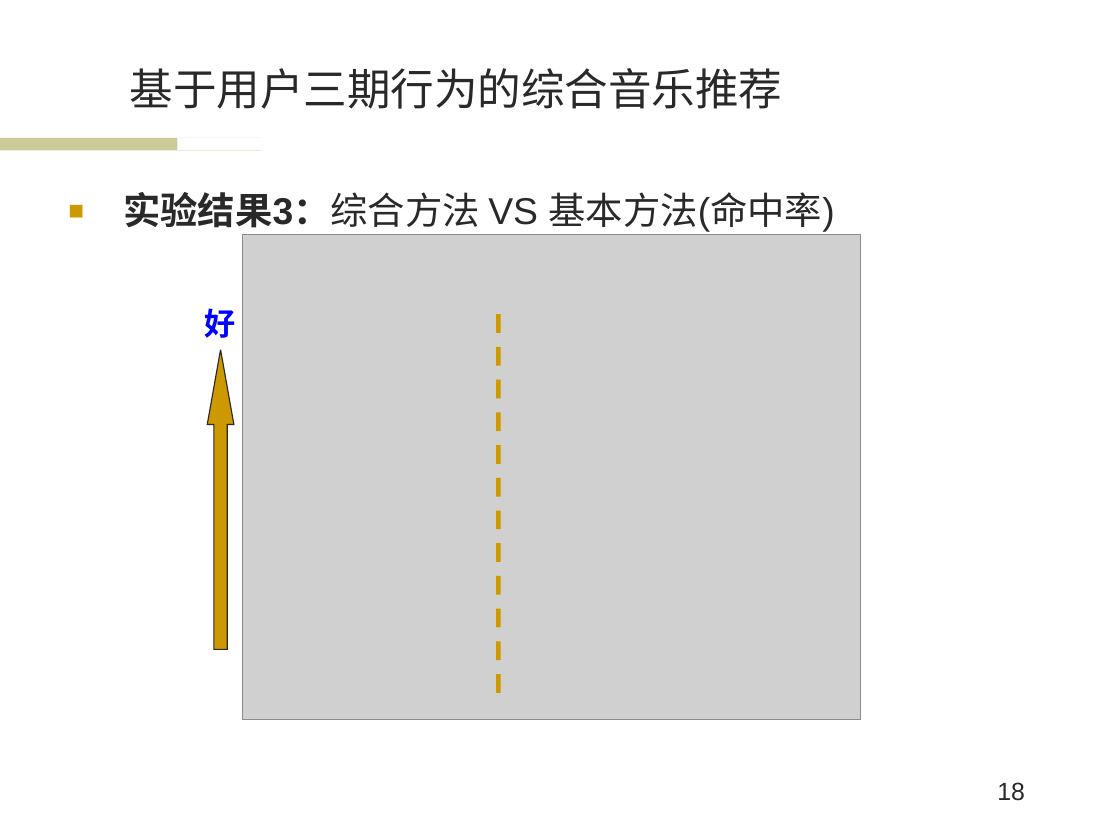
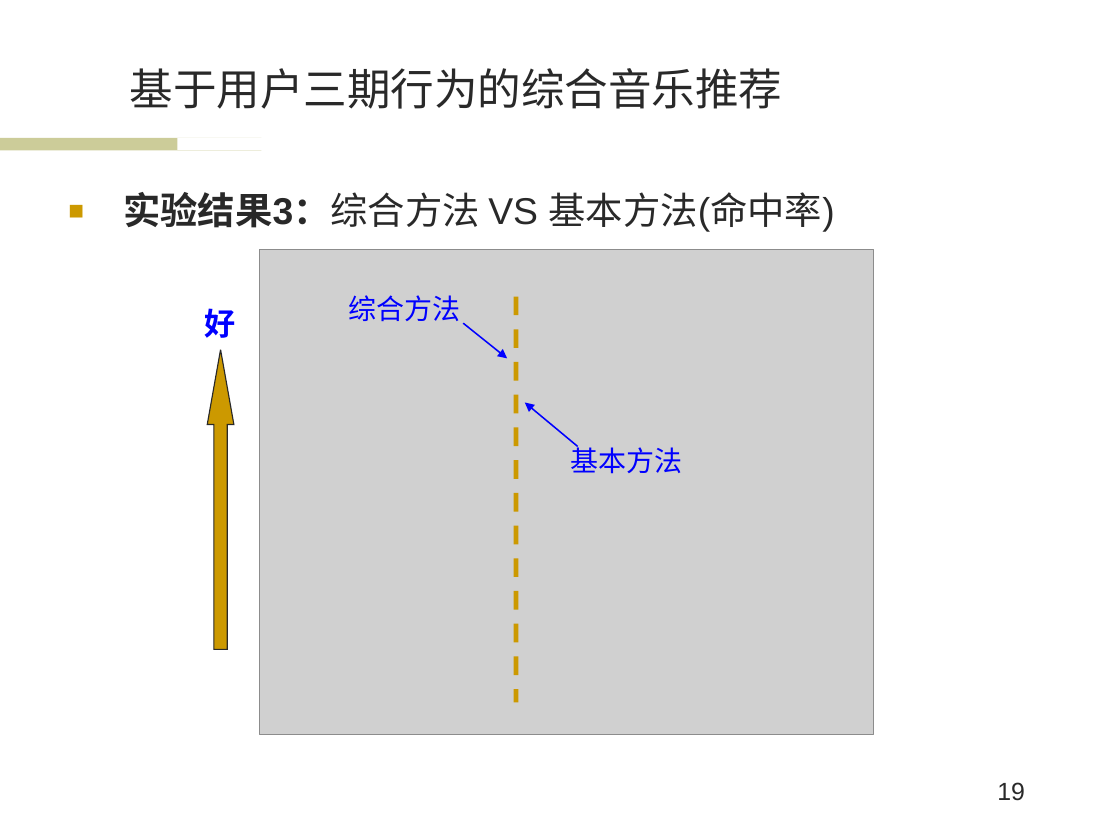
Before and after one commit to wwssttt/NJUThesis, a slide deck: slide 19 of 答辩准备/一种基于时间序列分析的个性化音乐推荐系统及其实现.ppt (slide 18 before the commit). Drawn at 1120x840 pixels with LibreOffice and Linux fonts; fonts in the diff are those of the drawing; grey boxes stand for pictures; background and template pictures are left out. Boxes give left, top, right and bottom in pixels: in the first picture for what was removed or moved away, otherwise in the second. Text is boxed around its words. In the diff, an @@ line names an element or a change of style, - is before the commit and + after.

```diff
--- a/答辩准备/一种基于时间序列分析的个性化音乐推荐系统及其实现.ppt
+++ b/答辩准备/一种基于时间序列分析的个性化音乐推荐系统及其实现.ppt
@@ picture: place and size @@
-picture at <box>242,235,860,720</box>
+picture at <box>260,250,874,735</box>
@@ text added at <box>349,295,461,321</box>, 18 pt, text #0000FF @@
+综合方法
@@ line moved from (498, 315) - (498, 702) to (516, 297) - (516, 702) @@
@@ arrow added from (464, 324) to (507, 358), #0000FF 0.99 pt @@
@@ arrow added from (578, 447) to (525, 402), #0000FF 0.99 pt @@
@@ text added at <box>570,443,682,474</box>, 18 pt, text #0000FF @@
+基本方法
@@ page number at <box>997,782,1025,801</box>: text changed @@
-18
+19
```
Also in this commit, not shown: 4 other slides changed, 1 slide added, 6 other files.
